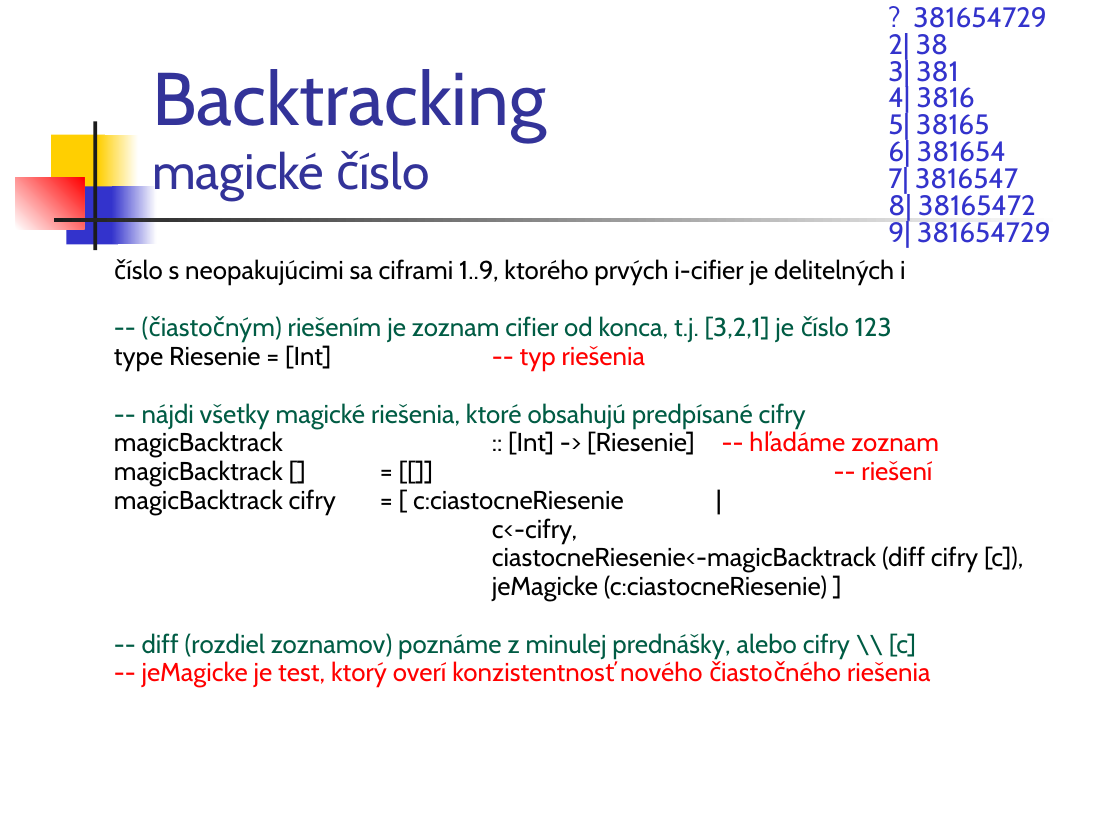
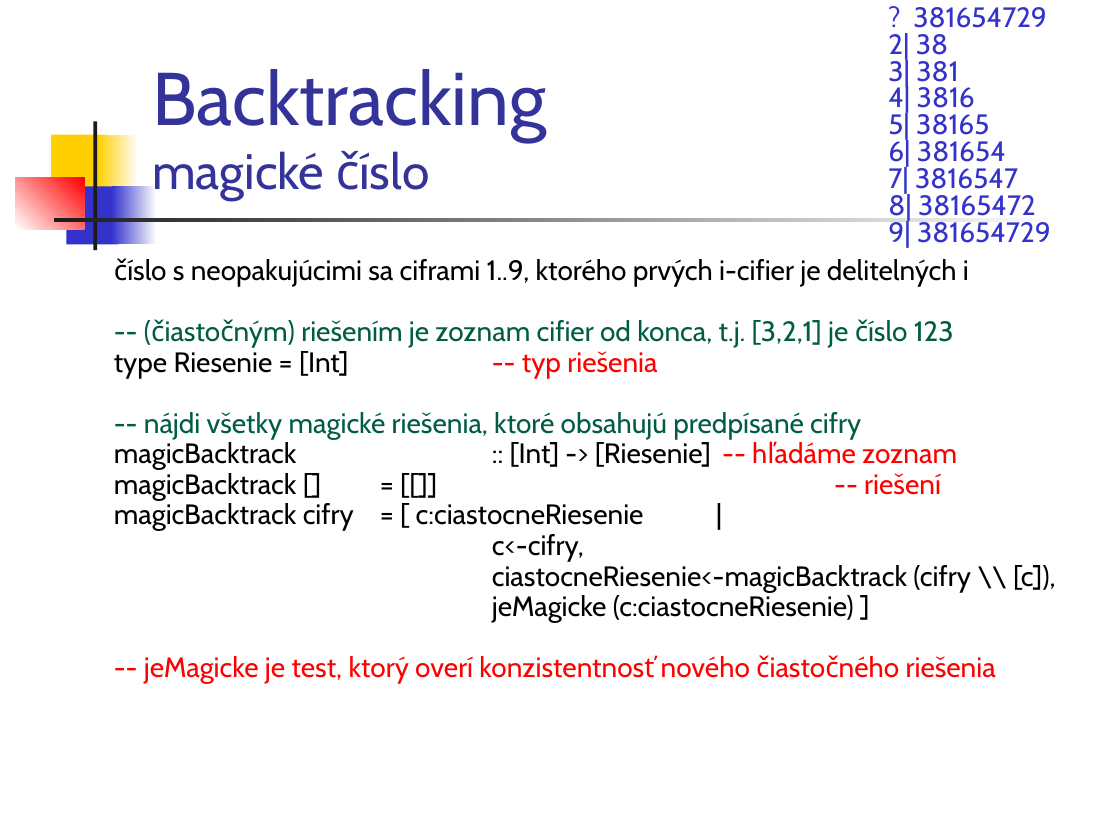
Before and after one commit to paradigmy/Prednasky, a slide deck: slide 16 of 08/funkcionalne3.ppt (slide 17 before the commit). Drawn at 1120x840 pixels with LibreOffice and Linux fonts; fonts in the diff are those of the drawing. Boxes give left, top, right and bottom in pixels: in the first picture for what was removed or moved away, otherwise in the second. Text is boxed around its words. In the diff, an @@ line names an element or a change of style, - is before the commit and + after.

```diff
--- a/08/funkcionalne3.ppt
+++ b/08/funkcionalne3.ppt
@@ text at box(114, 259, 996, 684): size 16.6 to 18 pt @@
@@ text at box(492, 565, 1056, 592): text changed; size 16.6 to 18 pt @@
-ciastocneRiesenie<-magicBacktrack (diff cifry [c]),
+ciastocneRiesenie<-magicBacktrack (cifry \\ [c]),
@@ text at box(142, 633, 916, 658): paragraph removed @@
--- diff (rozdiel zoznamov) poznáme z minulej prednášky, alebo cifry \\ [c]
```
Also in this commit, not shown: 3 other slides changed, 2 slides removed, 1 other file.
